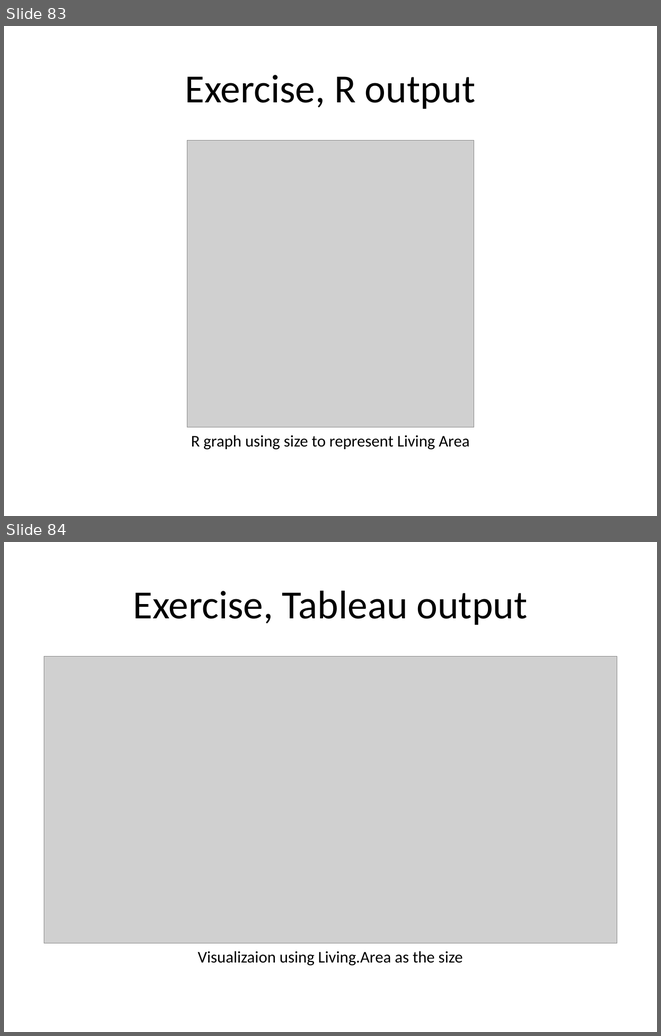
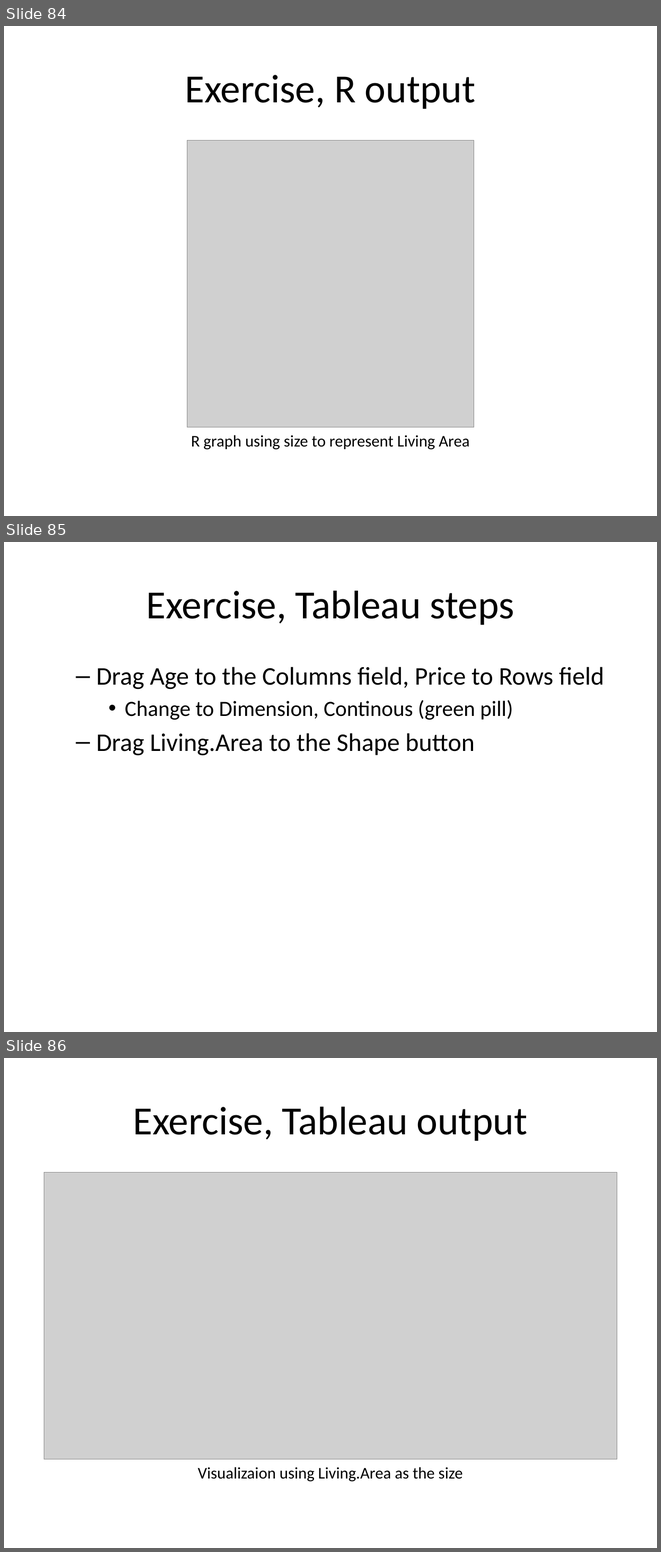
Before and after one commit to pmean/data-visualization, a slide deck: data-viz-01/src/complete-lecture-scatterplots.pptx. Shown one above the other, each under a label of ours: slides 83 and 84 before the commit, slides 84, 85 and 86 after it. The pictures are 661x1036 and 661x1552 pixels, drawn with LibreOffice and Linux fonts; fonts in the diff are those of the drawing; grey boxes stand for pictures. Boxes give left, top, right and bottom in pixels: in the first picture for what was removed or moved away, otherwise in the second. Text is boxed around its words. In the diff, an @@ line names an element or a change of style, - is before the commit and + after.

```diff
--- a/data-viz-01/src/complete-lecture-scatterplots.pptx
+++ b/data-viz-01/src/complete-lecture-scatterplots.pptx
@@ slide 85 added at <box>4,542,657,1032</box>, background #FFFFFF @@
@@ title added at <box>146,590,514,625</box>, 44 pt, text #000000 @@
+Exercise, Tableau steps
@@ text added at <box>96,667,604,756</box>, 28 pt, text #000000 @@
+  – Drag Age to the Columns field, Price to Rows field
+    • Change to Dimension, Continous (green pill)
+  – Drag Living.Area to the Shape button
@@ what was slide 83 is now slide 84 @@
@@ what was slide 84 is now slide 86 @@
```
Also in this commit, not shown: 6 slides changed, 1 other slide added, 1 slide removed, 7 other files.
